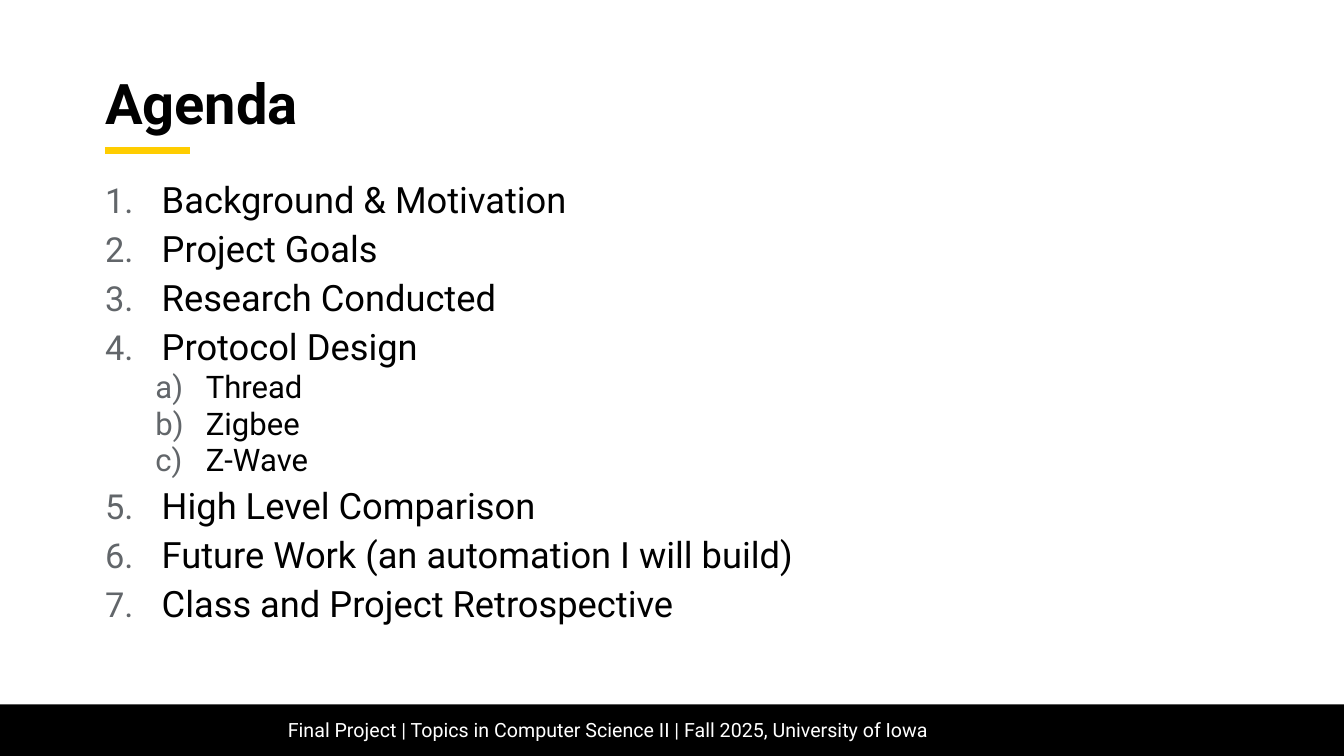
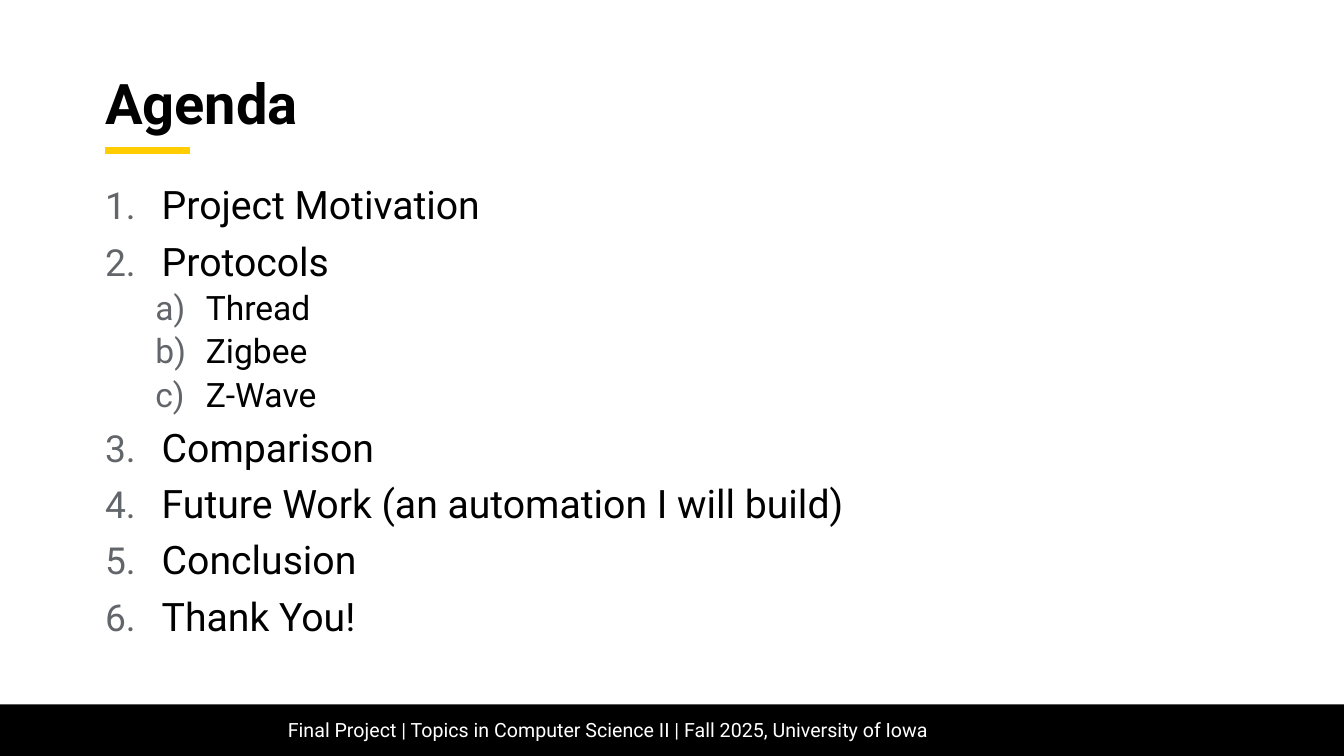
Before and after one commit to mattnkrueger/cs-4980--real-time-cyber-physical-systems, a slide deck: slide 3 of project/final_project-comparison_of_thread_zigbee_and_zwave_for_home_automation.pptx. Drawn at 1344x756 pixels with LibreOffice and Linux fonts; fonts in the diff are those of the drawing; background and template pictures are left out. Boxes give left, top, right and bottom in pixels: in the first picture for what was removed or moved away, otherwise in the second. Text is boxed around its words. In the diff, an @@ line names an element or a change of style, - is before the commit and + after.

```diff
--- a/project/final_project-comparison_of_thread_zigbee_and_zwave_for_home_automation.pptx
+++ b/project/final_project-comparison_of_thread_zigbee_and_zwave_for_home_automation.pptx
@@ text at [162, 190, 480, 277]: text changed; size 25.9 to 28 pt @@
-1. Background & Motivation
-2. Project Goals
-3. Research Conducted
-4. Protocol Design
+1. Project Motivation
+2. Protocols
@@ text at [162, 294, 843, 527]: size 22.2 to 24 pt in "Thread", "Zigbee", "Z-Wave"; size 25.9 to 28 pt in "Future Work (an automation I will build)"; line spacing 0.8 to 0.9 @@
@@ text at [162, 433, 374, 470]: text changed; size 25.9 to 28 pt @@
-5. High Level Comparison
+3. Comparison
@@ text at [162, 544, 357, 632]: text changed; size 25.9 to 28 pt @@
-7. Class and Project Retrospective
+5. Conclusion
+6. Thank You!
```
Also in this commit, not shown: 31 other slides changed, 20 slides added, 7 slides removed, 2 other files.
